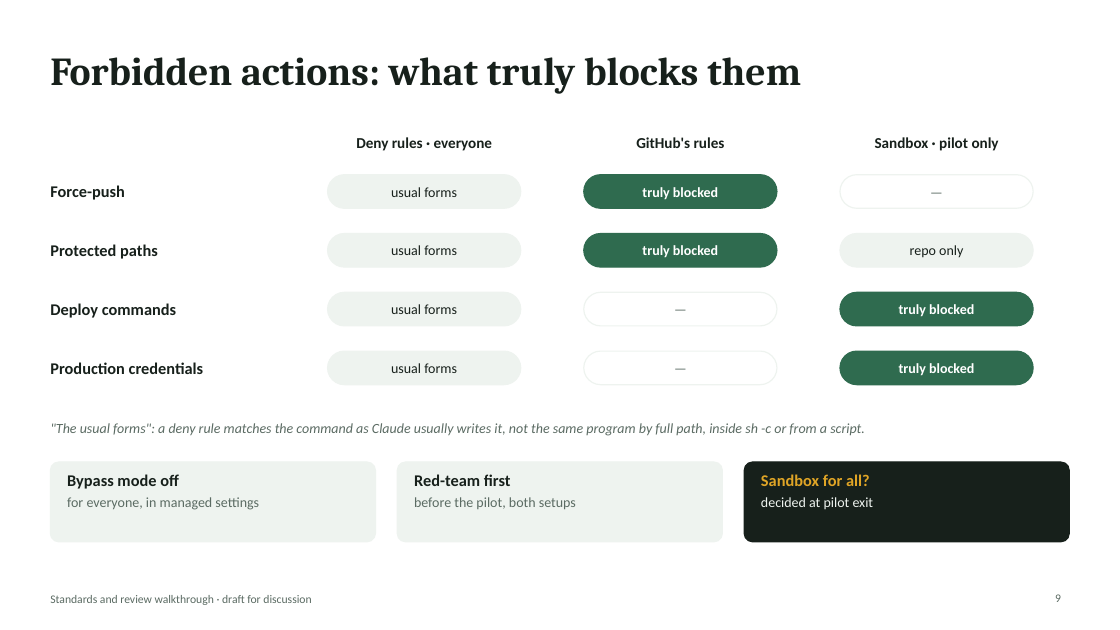
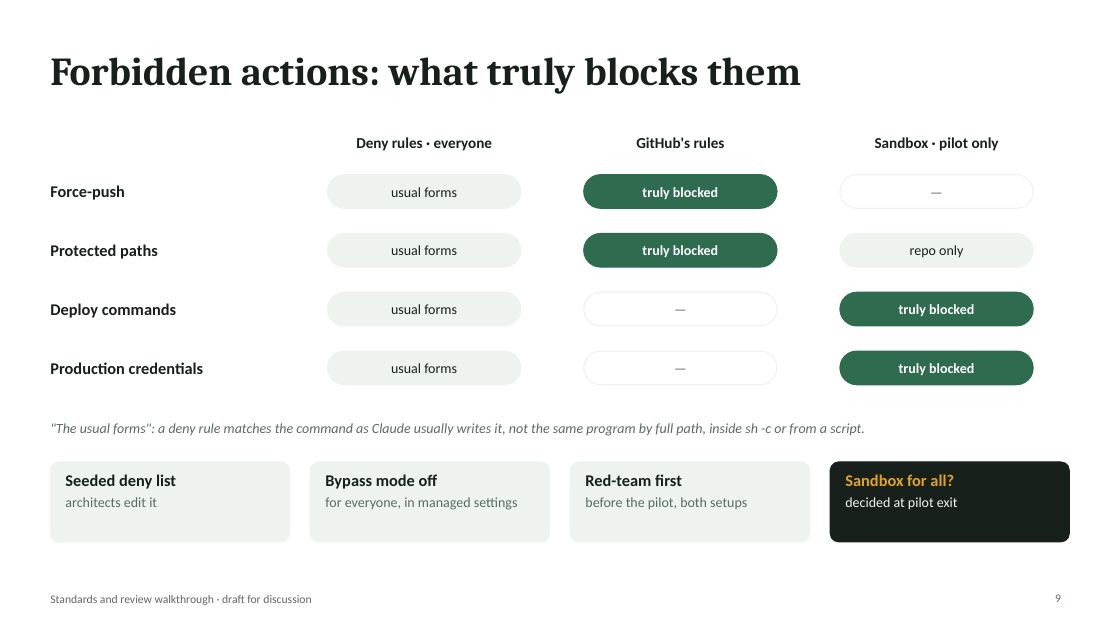
Before and after one commit to rahulnyk/bagheera, a slide deck: slide 9 of docs/design/standards-and-review-walkthrough.pptx. Drawn at 1120x630 pixels with LibreOffice and Linux fonts; fonts in the diff are those of the drawing. Boxes give left, top, right and bottom in pixels: in the first picture for what was removed or moved away, otherwise in the second. Text is boxed around its words. In the diff, an @@ line names an element or a change of style, - is before the commit and + after.

```diff
--- a/docs/design/standards-and-review-walkthrough.pptx
+++ b/docs/design/standards-and-review-walkthrough.pptx
@@ rounded rectangle: place and size @@
-rounded rectangle at [50,462,376,542]
+rounded rectangle at [50,462,290,542]
@@ text added at [65,474,176,507], 12 pt, text #5B6B63 @@
+Seeded deny list
+architects edit it
@@ rounded rectangle: place and size @@
-rounded rectangle at [397,462,723,542]
+rounded rectangle at [310,462,549,542]
@@ text "Bypass mode off": place and size @@
-text "Bypass mode off" at [67,474,259,510]
+text "Bypass mode off" at [325,474,518,510]
@@ rounded rectangle added at [571,462,810,542], fill #EEF3EF, outline #EEF3EF 1 pt @@
@@ text "Red-team first": place and size @@
-text "Red-team first" at [414,474,576,509]
+text "Red-team first" at [585,474,747,509]
@@ rounded rectangle: place and size @@
-rounded rectangle at [744,462,1070,542]
+rounded rectangle at [830,462,1070,542]
@@ text "Sandbox for all?": place and size @@
-text "Sandbox for all?" at [761,474,874,509]
+text "Sandbox for all?" at [845,474,958,510]
```
Also in this commit, not shown: 5 other slides changed, 1 other file.
